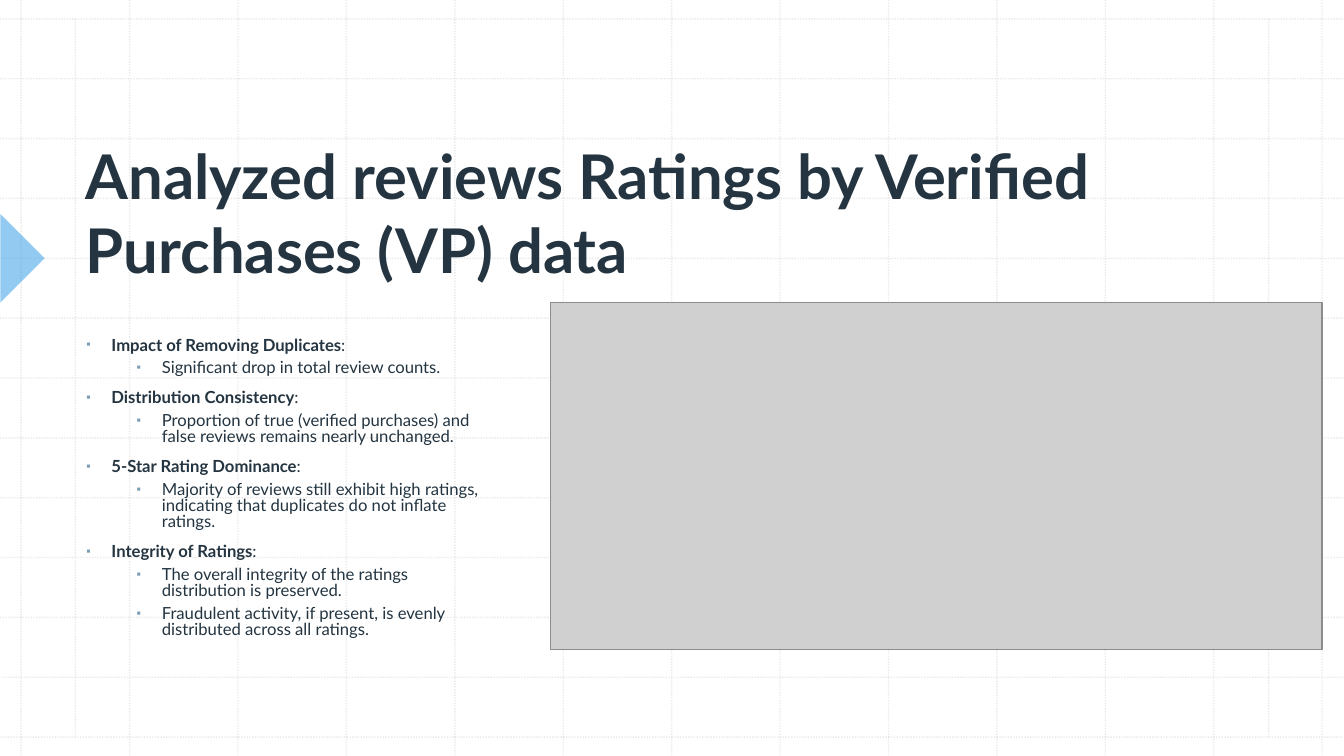
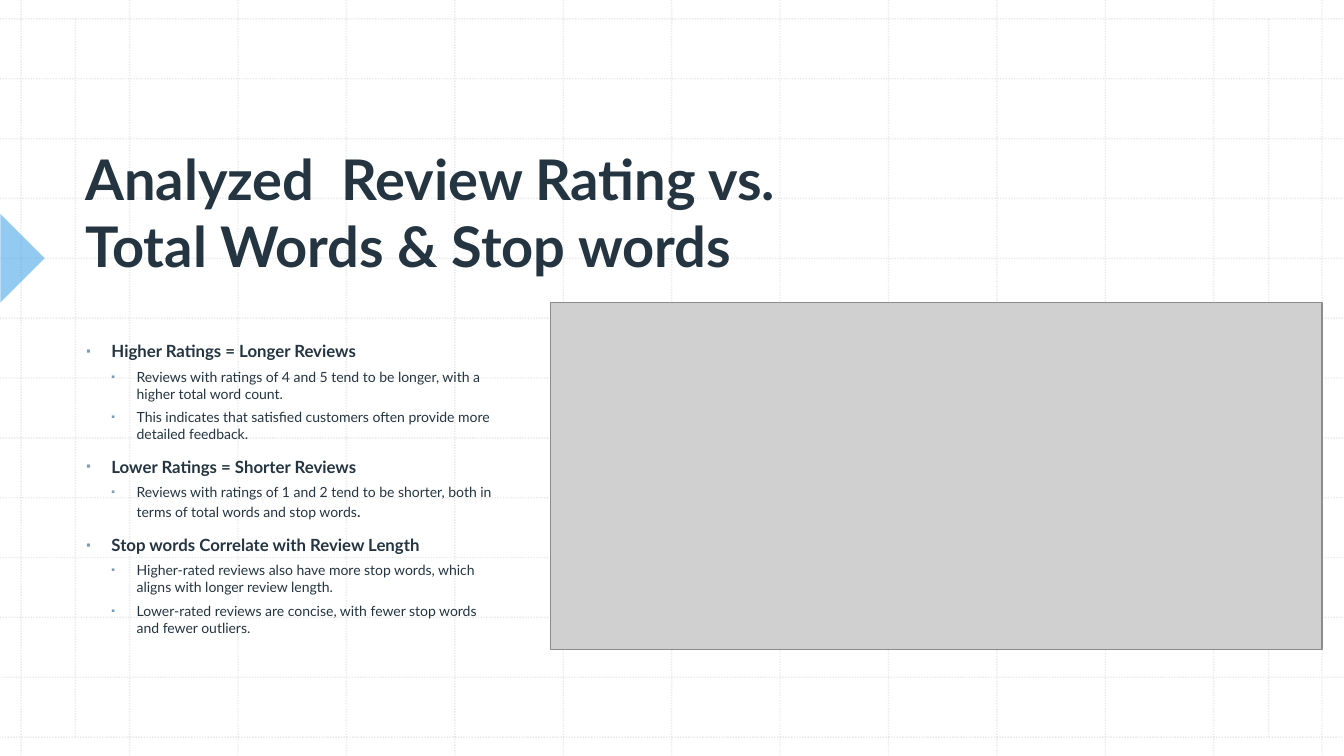
Before and after one commit to kena3188/Fraud-Detection-in-Online-Consumer-Reviews, a slide deck: slide 16 of Fraud Detection in Online Consumer Reviews.pptx. Drawn at 1344x756 pixels with LibreOffice and Linux fonts; fonts in the diff are those of the drawing; grey boxes stand for pictures. Boxes give left, top, right and bottom in pixels: in the first picture for what was removed or moved away, otherwise in the second. Text is boxed around its words. In the diff, an @@ line names an element or a change of style, - is before the commit and + after.

```diff
--- a/Fraud Detection in Online Consumer Reviews.pptx
+++ b/Fraud Detection in Online Consumer Reviews.pptx
@@ title at (x1=86, y1=158, x2=775, y2=277): text changed; size 44 to 40 pt @@
-Analyzed reviews Ratings by Verified Purchases (VP) data
+Analyzed Review Rating vs. Total Words & Stop words
@@ text at (x1=111, y1=344, x2=491, y2=633): text changed; size 11.9 to 10 pt @@
-▪ Impact of Removing Duplicates:
-    ▪ Significant drop in total review counts.
-▪ Distribution Consistency:
-    ▪ Proportion of true (verified purchases) and false reviews remains nearly unchanged.
-▪ 5-Star Rating Dominance:
-    ▪ Majority of reviews still exhibit high ratings, indicating that duplicates do not inflate ratings.
-▪ Integrity of Ratings:
-    ▪ The overall integrity of the ratings distribution is preserved.
-    ▪ Fraudulent activity, if present, is evenly distributed across all ratings.
+▪ Higher Ratings = Longer Reviews
+  ▪ Reviews with ratings of 4 and 5 tend to be longer, with a higher total word count.
+  ▪ This indicates that satisfied customers often provide more detailed feedback.
+▪ Lower Ratings = Shorter Reviews
+  ▪ Reviews with ratings of 1 and 2 tend to be shorter, both in terms of total words and stop words.
+▪ Stop words Correlate with Review Length
+  ▪ Higher-rated reviews also have more stop words, which aligns with longer review length.
+  ▪ Lower-rated reviews are concise, with fewer stop words and fewer outliers.
```
Also in this commit, not shown: 4 other slides changed, 1 other file.
